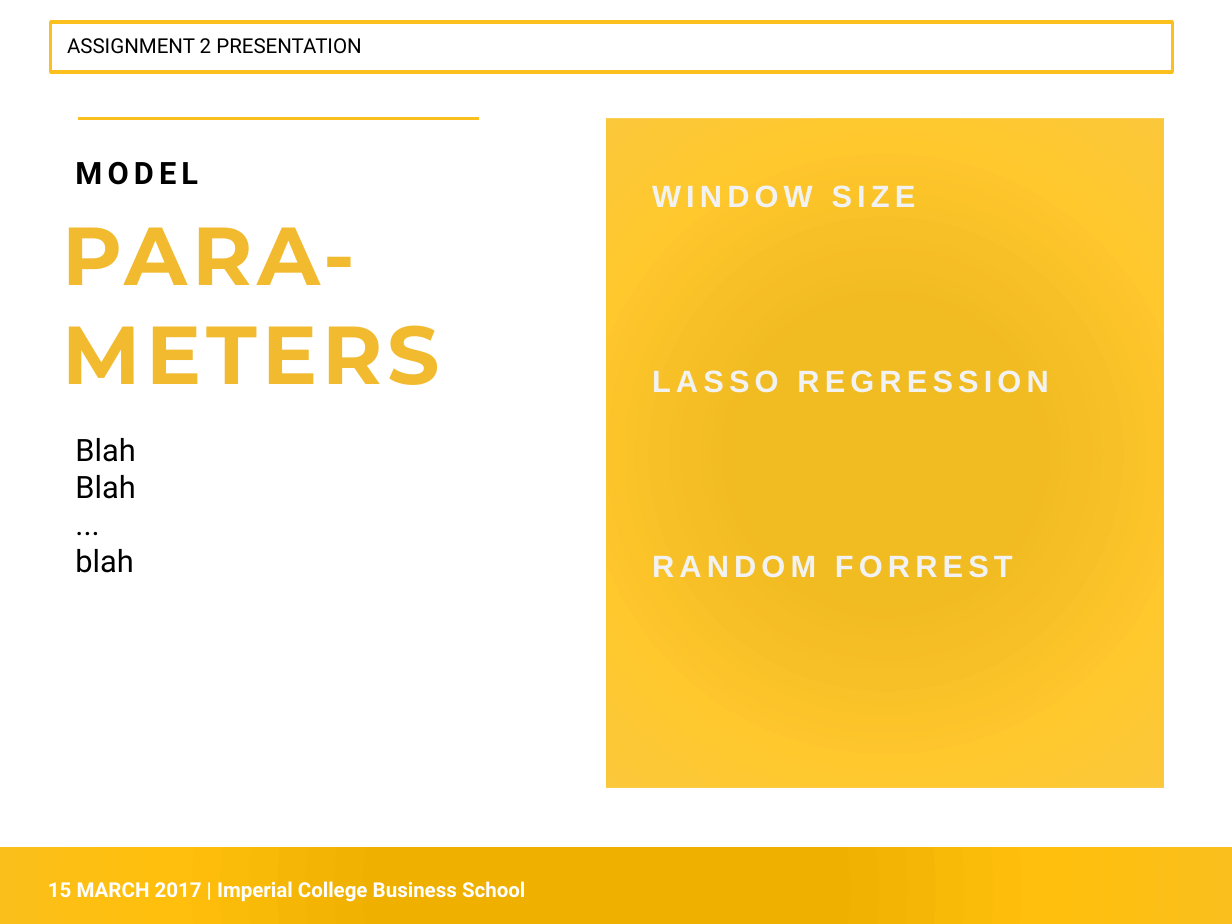
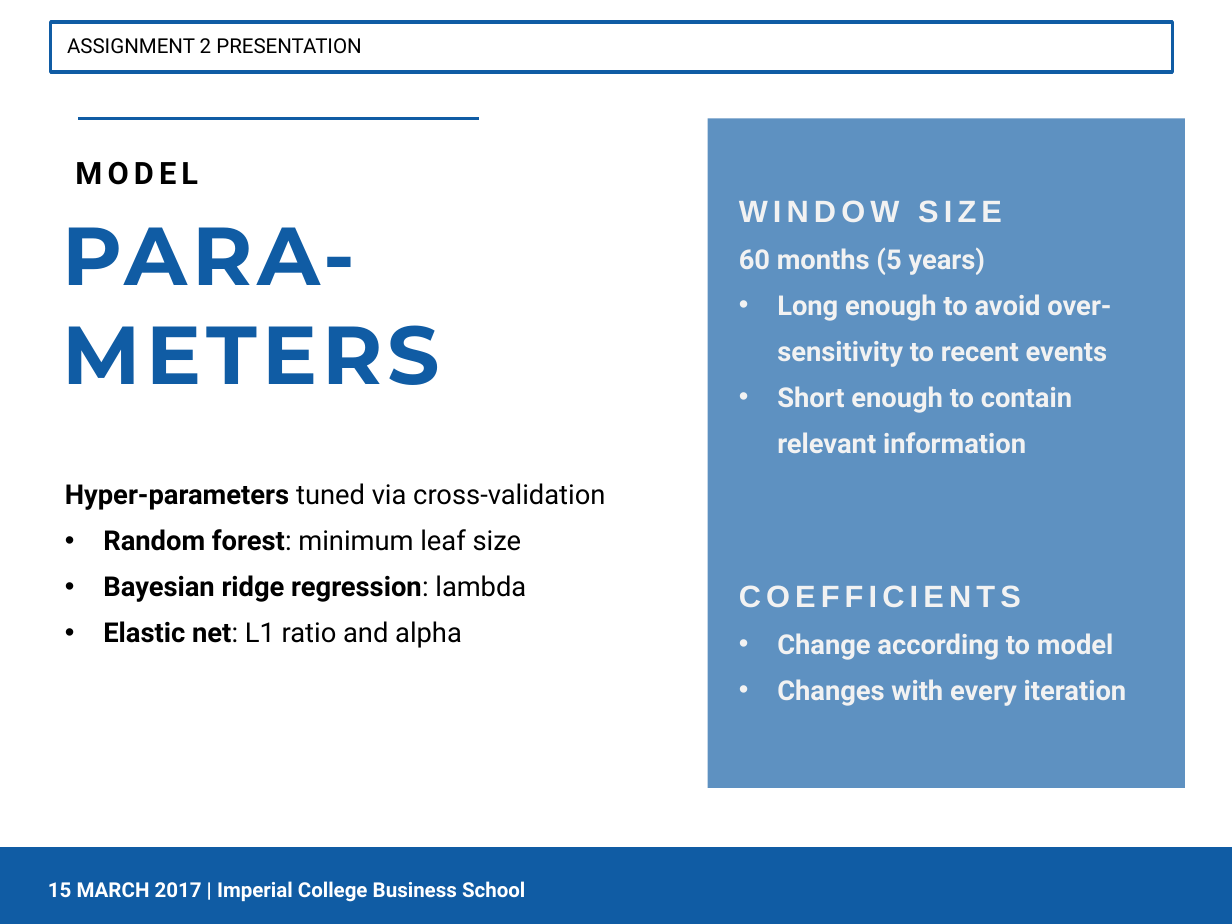
Before and after one commit to siowmeng/bigdatafinance, a slide deck: slide 3 of Presentation.pptx. Drawn at 1232x924 pixels with LibreOffice and Linux fonts; fonts in the diff are those of the drawing. Boxes give left, top, right and bottom in pixels: in the first picture for what was removed or moved away, otherwise in the second. Text is boxed around its words. In the diff, an @@ line names an element or a change of style, - is before the commit and + after.

```diff
--- a/Presentation.pptx
+++ b/Presentation.pptx
@@ rectangle at bbox=[51, 22, 1172, 71]: outline #FBC01E 2.08 pt to #105CA4 2.08 pt @@
@@ line (78, 118) - (479, 118): stroke #FBC01E 2.08 pt to #105CA4 2.08 pt @@
@@ rectangle: place and size @@
-rectangle at bbox=[606, 118, 1164, 788]
+rectangle at bbox=[707, 118, 1184, 788]
@@ rectangle at bbox=[707, 118, 1184, 788]: fill gradient #F1B000 to #FFBF0D to #FBC01E to #105CA4 at 67% opacity @@
@@ text "WINDOW SIZE": place and size @@
-text "WINDOW SIZE" at bbox=[652, 185, 1048, 578]
+text "WINDOW SIZE" at bbox=[739, 200, 1127, 706]
@@ text "PARA-" at bbox=[63, 227, 440, 385]: text colour #F2BB2F to #105CA4 @@
@@ text at bbox=[739, 200, 1002, 223]: line spacing 1 to 1.4 @@
@@ text at bbox=[739, 247, 1127, 706]: text changed; size 18 to 16 pt; font Arial to Roboto @@
-LASSO REGRESSION
-RANDOM FORREST
+60 months (5 years)
+• Long enough to avoid over-sensitivity to recent events
+• Short enough to contain relevant information
+COEFFICIENTS
+• Change according to model
+• Changes with every iteration
@@ text at bbox=[65, 483, 605, 648]: text changed; size 18 to 16 pt @@
-Blah
-Blah
-...
-blah
+Hyper-parameters tuned via cross-validation
+• Random forest: minimum leaf size
+• Bayesian ridge regression: lambda
+• Elastic net: L1 ratio and alpha
@@ rectangle at bbox=[0, 848, 1232, 924]: fill gradient #F1B000 to #FFBF0D to #FBC01E to #105CA4 @@
```
Also in this commit, not shown: 9 other slides changed, 1 slide removed.
